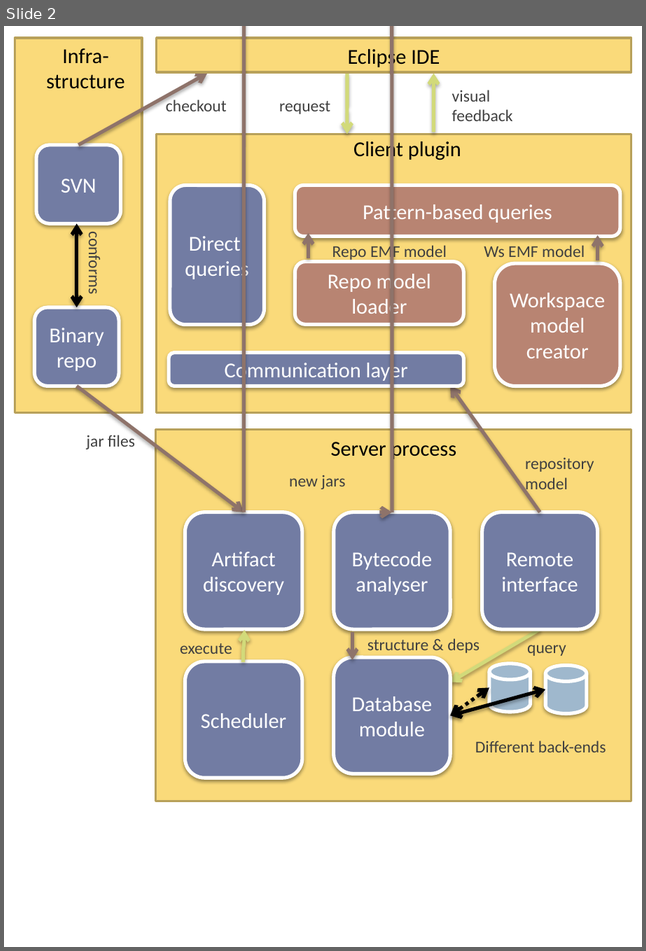
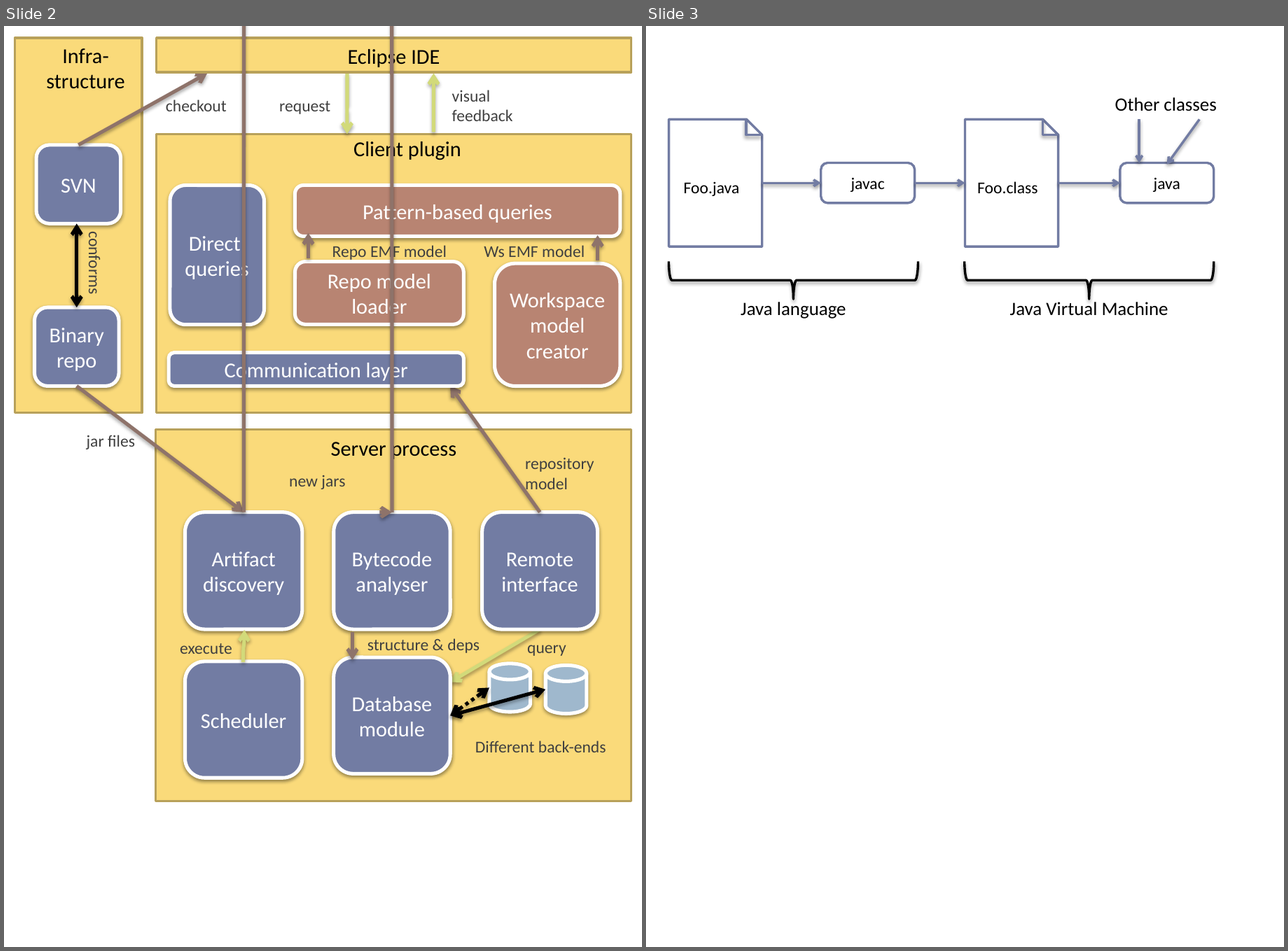
Before and after one commit to donat/incquery-deps, a slide deck: incquery-deps-documentation/visio-diagrams/diagram-source.pptx. Shown side by side, each under a label of ours: slide 2 before the commit, slides 2 and 3 after it. The pictures are 646x951 and 1288x951 pixels, drawn with LibreOffice and Linux fonts; fonts in the diff are those of the drawing. Boxes give left, top, right and bottom in pixels: in the first picture for what was removed or moved away, otherwise in the second. Text is boxed around its words. In the diff, an @@ line names an element or a change of style, - is before the commit and + after.

```diff
--- a/incquery-deps-documentation/visio-diagrams/diagram-source.pptx
+++ b/incquery-deps-documentation/visio-diagrams/diagram-source.pptx
@@ slide 3 added at (646,26,1284,947), background #FFFFFF @@
@@ text added at (1115,97,1216,111), 16 pt, text #000000 @@
+Other classes
@@ snip rect added at (669,120,762,247), fill #FFFFFF, outline #727CA3 2 pt, 14 pt, text #000000 @@
+Foo.java
@@ elbow line added from (746, 120) to (761, 136), #727CA3 2 pt @@
@@ snip rect added at (965,120,1058,247), fill #FFFFFF, outline #727CA3 2 pt, 14 pt, text #000000 @@
+Foo.class
@@ elbow line added from (1042, 120) to (1058, 134), #727CA3 2 pt @@
@@ arrow added from (1139, 120) to (1139, 163), #727CA3 2 pt @@
@@ arrow added from (1200, 120) to (1166, 165), #727CA3 2 pt @@
@@ rounded rectangle added at (821,163,915,203), fill #FFFFFF, outline #727CA3 2 pt, 14 pt, text #000000 @@
+javac
@@ rounded rectangle added at (1120,163,1213,203), fill #FFFFFF, outline #727CA3 2 pt, 14 pt, text #000000 @@
+java
@@ arrow added from (761, 184) to (821, 184), #727CA3 2 pt @@
@@ arrow added from (915, 184) to (965, 184), #727CA3 2 pt @@
@@ arrow added from (1058, 184) to (1120, 184), #727CA3 2 pt @@
@@ left brace added at (668,262,918,300), outline #000000 2 pt @@
@@ left brace added at (964,262,1214,300), outline #000000 2 pt @@
@@ text added at (740,299,846,319), 16 pt, text #000000 @@
+Java language
@@ text added at (1010,299,1168,316), 16 pt, text #000000 @@
+Java Virtual Machine
```
Also in this commit, not shown: 1 other slide added, 7 other files.
